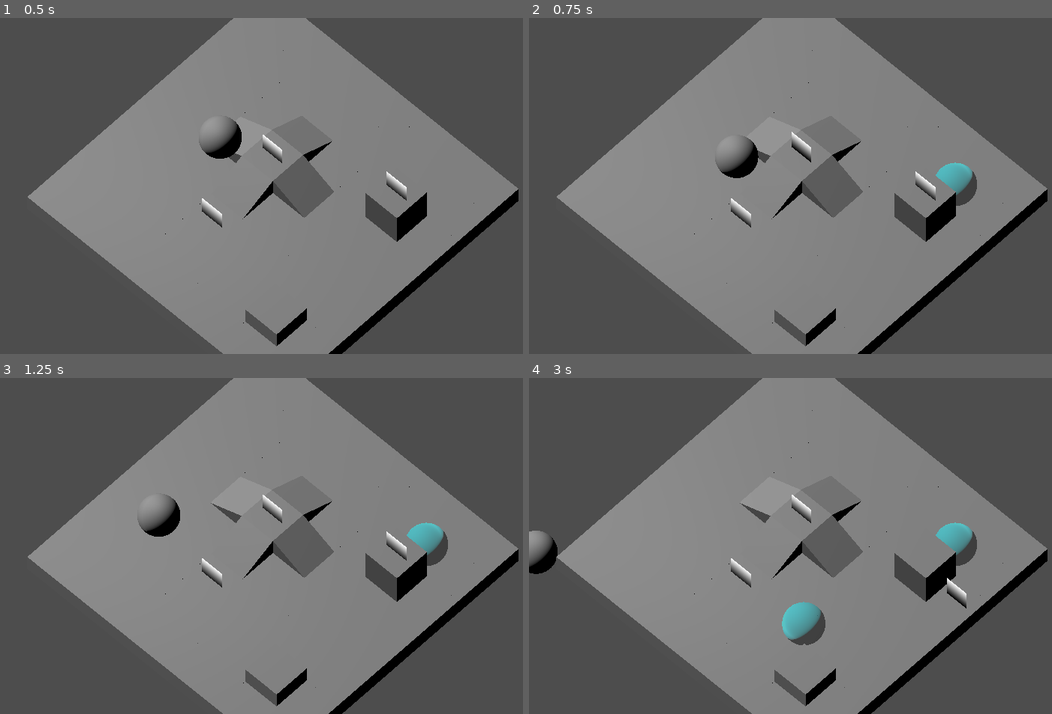
Above: before the commit, frames 1-4 (two rows, left to right).
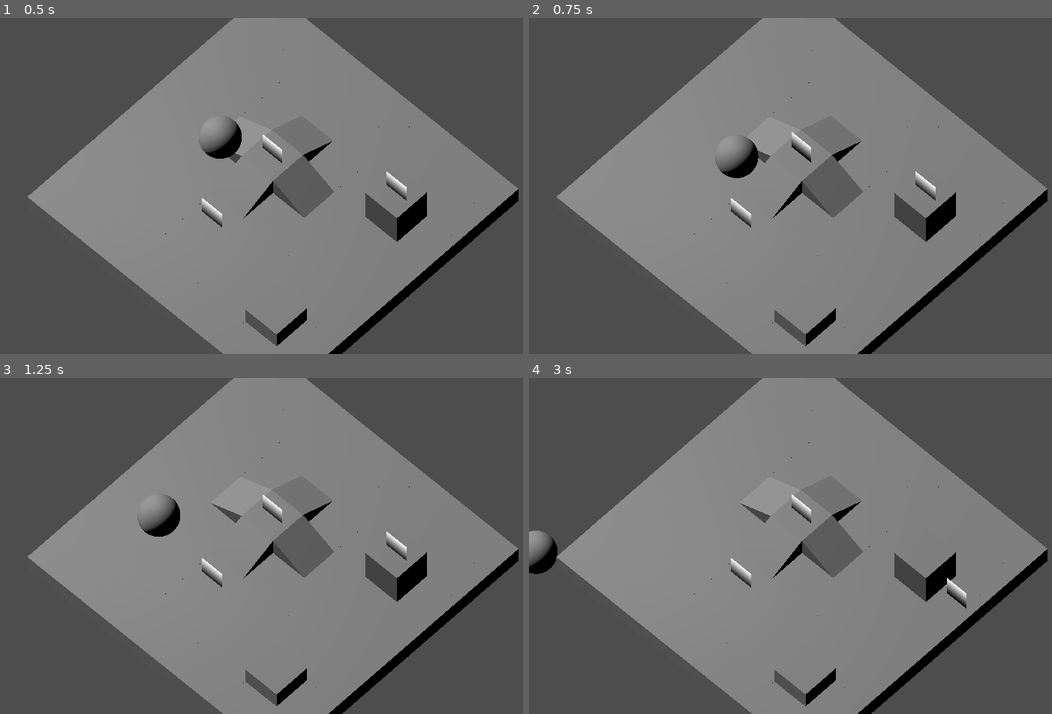
Above: after the commit, the same moments.

Repository: silverhammermba/ggj2025
Game: Godot game, scene res://game.tscn
The game is run twice, just before and just after one commit, with the same random seed, the same clock (stepped at 60 frames per second) and the same inputs.
Inputs (mouse positions are in pixels of both pictures, inside the frame that each line leads up to):
- Up to frame 1 (0.5 s): no input
- Up to frame 2 (0.75 s): move the mouse to (963, 169) at 0.52 s; hold D (move_right) from 0.53 s (still down); tap Right (next char) at 0.6 s; click (963, 169) at 0.67 s
- Up to frame 3 (1.25 s): keep holding D (move_right)
- Up to frame 4 (3 s): move the mouse to (706, 562) at 1.27 s; release D (move_right) at 1.28 s; hold S (move_down) 1.28-2.03 s; tap Left (prev char) at 1.35, 2.85 s; move the mouse to (889, 472) at 2.02 s; hold D (move_right) 2.03-2.78 s; tap Right (next char) at 2.1 s; move the mouse to (800, 613) at 2.77 s; hold W (move_up) from 2.78 s (still down); click (800, 613) at 2.92 s

Frame 1 is identical in both runs. In frame 2, 0.6% of the frame differs, in the area x 77-86%, y 42-56%; in frame 3, 0.6%; in frame 4, 1.4%, in the area x 48-86%, y 42-80%.

Commit message:
added character classes and bubble popping

Diff:
--- a/bubble.gd
+++ b/bubble.gd
@@ -1,18 +1,25 @@
 class_name Bubble extends Node3D
 var gridPos: Vector3i = Vector3.ZERO
 @onready var animation: AnimationPlayer = $AnimationPlayer
+
+var victim : Character
+var hasVictim = false
 
 func set_spawn(pos: Vector3i, grid: Map) -> void:
 	gridPos = pos
 	global_position = grid.map_to_global(gridPos)
 
-
+func pop() -> void:
+	if(hasVictim):
+		victim.bubbleVictim = false
+	queue_free()
 
 
 func _on_area_3d_body_entered(body: Node3D) -> void:
 	#if(body is Character):
 	print_debug("BUBBLED: ", body.name)
-	var victim = body.get_parent()
+	hasVictim = true
+	victim = body.get_parent()
 	victim.bubbleVictim = true
 	victim.reparent(self)
 	victim.animation.stop()
--- a/bubble.tscn
+++ b/bubble.tscn
@@ -8,7 +8,20 @@
 transparency = 1
 albedo_color = Color(0.101961, 0.933333, 0.980392, 0.513726)
 
-[sub_resource type="SphereShape3D" id="SphereShape3D_pfjj4"]
+[sub_resource type="Animation" id="Animation_8aypb"]
+length = 0.001
+tracks/0/type = "value"
+tracks/0/imported = false
+tracks/0/enabled = true
+tracks/0/path = NodePath("MeshInstance3D:position")
+tracks/0/interp = 1
+tracks/0/loop_wrap = true
+tracks/0/keys = {
+"times": PackedFloat32Array(0),
+"transitions": PackedFloat32Array(1),
+"update": 0,
+"values": [Vector3(0, 0, 0)]
+}
 
 [sub_resource type="Animation" id="Animation_4uajk"]
 resource_name = "bob"
@@ -26,26 +39,13 @@
 "values": [Vector3(0, 0, 0), Vector3(0, 0.25, 0), Vector3(0, 0, 0)]
 }
 
-[sub_resource type="Animation" id="Animation_8aypb"]
-length = 0.001
-tracks/0/type = "value"
-tracks/0/imported = false
-tracks/0/enabled = true
-tracks/0/path = NodePath("MeshInstance3D:position")
-tracks/0/interp = 1
-tracks/0/loop_wrap = true
-tracks/0/keys = {
-"times": PackedFloat32Array(0),
-"transitions": PackedFloat32Array(1),
-"update": 0,
-"values": [Vector3(0, 0, 0)]
-}
-
 [sub_resource type="AnimationLibrary" id="AnimationLibrary_f7x8n"]
 _data = {
 "RESET": SubResource("Animation_8aypb"),
 "bob": SubResource("Animation_4uajk")
 }
+
+[sub_resource type="SphereShape3D" id="SphereShape3D_pfjj4"]
 
 [node name="Bubble" type="Node3D" groups=["bubble"]]
 script = ExtResource("1_ifuwr")
@@ -54,18 +54,15 @@
 mesh = SubResource("SphereMesh_1iobu")
 surface_material_override/0 = SubResource("StandardMaterial3D_t1kqy")
 
-[node name="Area3D" type="Area3D" parent="."]
-collision_layer = 4
-collision_mask = 2
-
-[node name="CollisionShape3D" type="CollisionShape3D" parent="Area3D"]
-transform = Transform3D(0.75, 0, 0, 0, 0.75, 0, 0, 0, 0.75, 0, 0, 0)
-shape = SubResource("SphereShape3D_pfjj4")
-
 [node name="AnimationPlayer" type="AnimationPlayer" parent="."]
 libraries = {
 "": SubResource("AnimationLibrary_f7x8n")
 }
 
-[connection signal="area_entered" from="Area3D" to="." method="_on_area_3d_area_entered"]
-[connection signal="body_entered" from="Area3D" to="." method="_on_area_3d_body_entered"]
+[node name="StaticBody3D" type="StaticBody3D" parent="."]
+collision_layer = 4
+collision_mask = 0
+
+[node name="CollisionShape3D" type="CollisionShape3D" parent="StaticBody3D"]
+transform = Transform3D(1, 0, 0, 0, 1, 0, 0, 0, 1, -0.00126672, 7.45058e-09, -0.00252438)
+shape = SubResource("SphereShape3D_pfjj4")
--- a/character.gd
+++ b/character.gd
@@ -2,7 +2,12 @@
 
 @onready var animation: AnimationPlayer = $CharacterBody3D/AnimationPlayer
 var gridPos: Vector3i = Vector3.ZERO
-var bubbleVictim = false;
+var bubbleVictim := false;
+
+@export var classBlower := false
+@export var classPopper := false
+@export var classPusher := false
+
 
 func deselect() -> void:
 	animation.stop()
--- a/game.gd
+++ b/game.gd
@@ -5,6 +5,10 @@
 
 @export var RAY_CAST_LENGTH := 1000
 @export var bubbleScene : PackedScene
+@export var bubbleRange = 3
+@export var popRange = 2
+@export var pushRange = 1
+@export var pushDistance = 3
 
 var characters: Array[Character] = []
 var bubbles: Array[Bubble] = []
@@ -47,30 +51,40 @@
 			characters[selection].select()
 	if selection >= 0:
 		if Input.is_action_just_pressed("move_down"):
-			var currentCharacter := characters[selection]
+			var currentCharacter = characters[selection]
 			currentCharacter.move(currentCharacter.gridPos + Vector3i.BACK, gridMap)
 		if Input.is_action_just_pressed("move_up"):
-			var currentCharacter := characters[selection]
+			var currentCharacter = characters[selection]
 			currentCharacter.move(currentCharacter.gridPos + Vector3i.FORWARD, gridMap)
 		if Input.is_action_just_pressed("move_left"):
-			var currentCharacter := characters[selection]
+			var currentCharacter = characters[selection]
 			currentCharacter.move(currentCharacter.gridPos + Vector3i.LEFT, gridMap)
 		if Input.is_action_just_pressed("move_right"):
-			var currentCharacter := characters[selection]
+			var currentCharacter = characters[selection]
 			currentCharacter.move(currentCharacter.gridPos + Vector3i.RIGHT, gridMap)
 
 func _physics_process(_delta: float) -> void:
 	if newRayCast:
 		var space_state := get_world_3d().direct_space_state
 		# look only for collisions with ground for spawning bubbles
-		var query := PhysicsRayQueryParameters3D.create(rayOrigin, rayEnd, 1)
+		var query := PhysicsRayQueryParameters3D.create(rayOrigin, rayEnd,5)
 		var result := space_state.intersect_ray(query)
 
 		if "position" in result:
 			var clickedPosition: Vector3 = result["position"]
 			var clickedNormal: Vector3 = result["normal"]
 			var clickedGridPosition := gridMap.global_to_open(clickedPosition + clickedNormal * 0.1)
-			spawn_bubble(clickedGridPosition)
+
+			if(selection >= 0):
+				var currentCharacter := characters[selection]
+				if(currentCharacter != null):
+					if(currentCharacter.classBlower and currentCharacter.position.distance_to(clickedPosition) <= bubbleRange):
+						spawn_bubble(clickedGridPosition)
+						print_debug("I am a blower? : " , currentCharacter.classBlower)
+					elif (currentCharacter.classPopper and currentCharacter.position.distance_to(clickedPosition) <= popRange):
+						print_debug(result)
+						if(result["collider"].get_parent() is Bubble):
+							result["collider"].get_parent().pop()
 
 		newRayCast = false
 
--- a/game.tscn
+++ b/game.tscn
@@ -27,11 +27,14 @@
 [node name="DirectionalLight3D" type="DirectionalLight3D" parent="."]
 transform = Transform3D(-0.0415285, 0.751016, -0.658977, -0.276375, 0.625177, 0.729912, 0.960152, 0.212437, 0.181599, 3.93567, 4.23665, 3.9178)
 
-[node name="Character" parent="." instance=ExtResource("3_jd6sq")]
+[node name="Blower" parent="." instance=ExtResource("3_jd6sq")]
 transform = Transform3D(1, 0, 0, 0, 1, 0, 0, 0, 1, 3.50185, 1.53101, 3.47875)
+classBlower = true
 
-[node name="Character2" parent="." instance=ExtResource("3_jd6sq")]
+[node name="Popper" parent="." instance=ExtResource("3_jd6sq")]
 transform = Transform3D(1, 0, 0, 0, 1, 0, 0, 0, 1, 3.50185, 1.5416, 5.85857)
+classPopper = true
 
-[node name="Character3" parent="." instance=ExtResource("3_jd6sq")]
+[node name="Pusher" parent="." instance=ExtResource("3_jd6sq")]
 transform = Transform3D(1, 0, 0, 0, 1, 0, 0, 0, 1, 6.60702, 2.01158, 2.47807)
+classPusher = true
